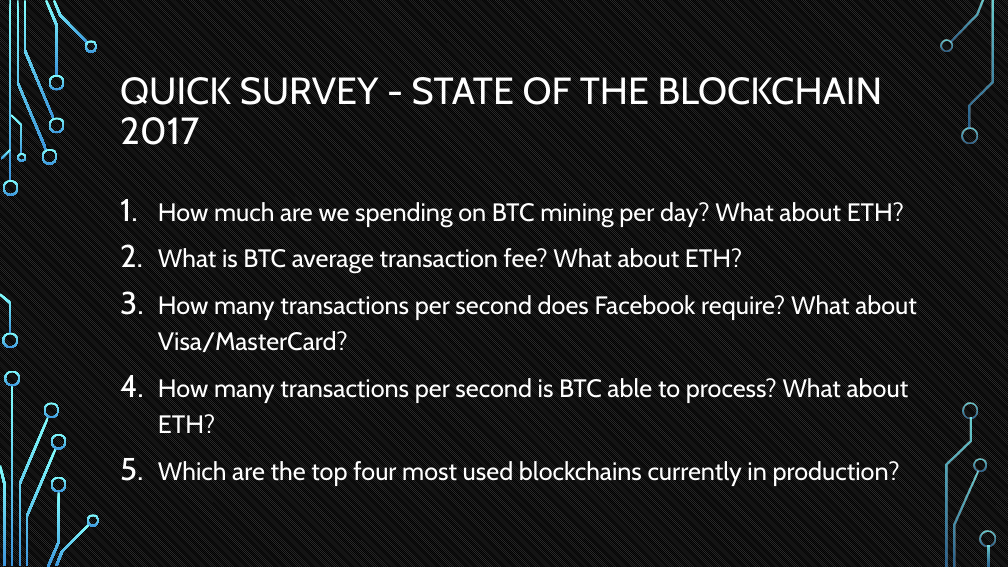
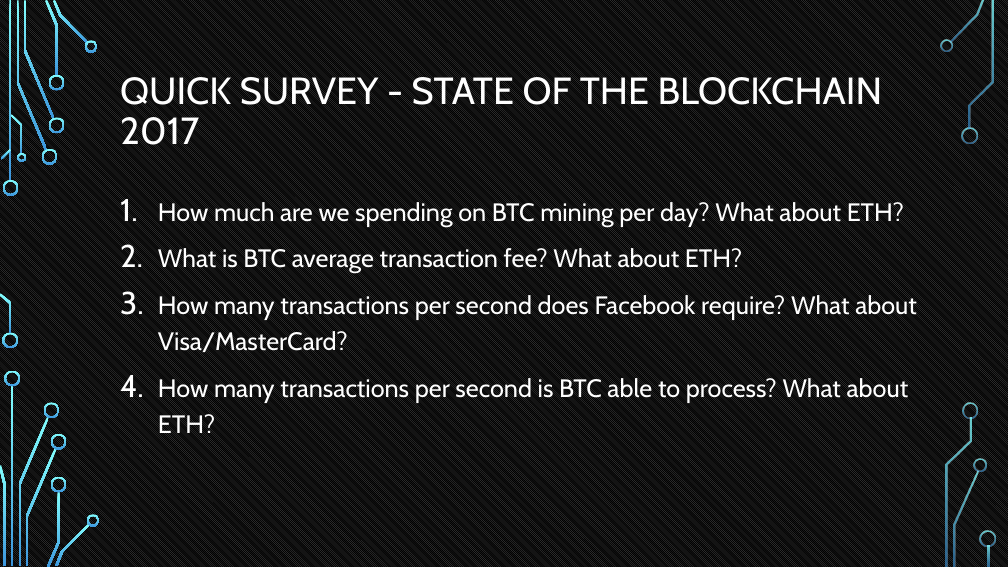
Before and after one commit to tokenika/tokenika.github.io, a slide deck: slide 6 of WarsawBlock.pptx. Drawn at 1008x567 pixels with LibreOffice and Linux fonts; fonts in the diff are those of the drawing; background and template pictures are left out. Boxes give left, top, right and bottom in pixels: in the first picture for what was removed or moved away, otherwise in the second. Text is boxed around its words. In the diff, an @@ line names an element or a change of style, - is before the commit and + after.

```diff
--- a/WarsawBlock.pptx
+++ b/WarsawBlock.pptx
@@ text at [158,461,900,486]: paragraph removed @@
-5. Which are the top four most used blockchains currently in production?
```
Also in this commit, not shown: 20 other slides changed, 1 slide added, 2 other files.
